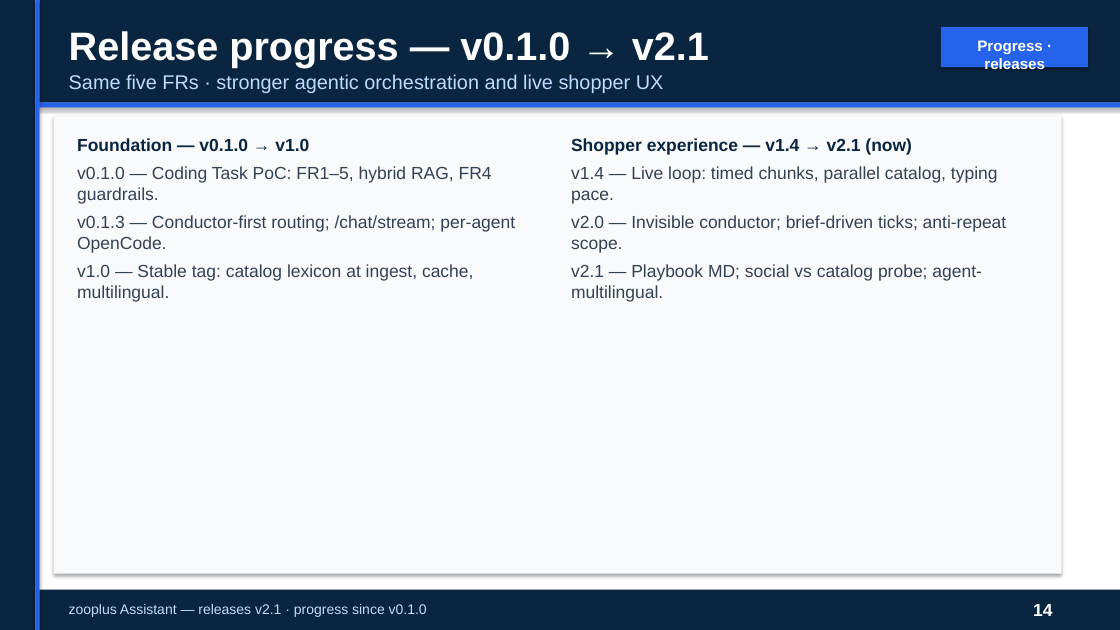
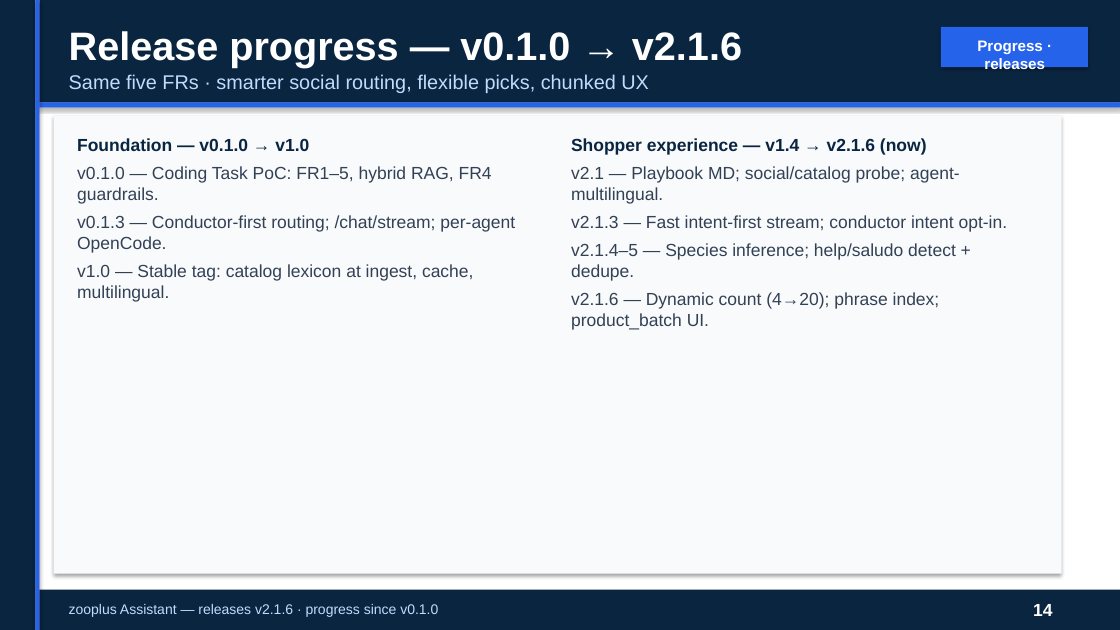
Before and after one commit to peluzzza/PoCAssistantZooplus, a slide deck: slide 14 of docs/deliverables/v0.1/zooplus-assistant-interview-15min-pro.pptx. Drawn at 1120x630 pixels with LibreOffice and Linux fonts; fonts in the diff are those of the drawing. Boxes give left, top, right and bottom in pixels: in the first picture for what was removed or moved away, otherwise in the second. Text is boxed around its words. In the diff, an @@ line names an element or a change of style, - is before the commit and + after.

```diff
--- a/docs/deliverables/v0.1/zooplus-assistant-interview-15min-pro.pptx
+++ b/docs/deliverables/v0.1/zooplus-assistant-interview-15min-pro.pptx
@@ text at [69, 31, 742, 68]: text changed @@
-Release progress — v0.1.0 → v2.1
+Release progress — v0.1.0 → v2.1.6
@@ text at [69, 74, 649, 93]: text changed @@
-Same five FRs · stronger agentic orchestration and live shopper UX
+Same five FRs · smarter social routing, flexible picks, chunked UX
@@ text at [571, 138, 1008, 330]: text changed @@
-Shopper experience — v1.4 → v2.1 (now)
-v1.4 — Live loop: timed chunks, parallel catalog, typing pace.
-v2.0 — Invisible conductor; brief-driven ticks; anti-repeat scope.
-v2.1 — Playbook MD; social vs catalog probe; agent-multilingual.
+Shopper experience — v1.4 → v2.1.6 (now)
+v2.1 — Playbook MD; social/catalog probe; agent-multilingual.
+v2.1.3 — Fast intent-first stream; conductor intent opt-in.
+v2.1.4–5 — Species inference; help/saludo detect + dedupe.
+v2.1.6 — Dynamic count (4→20); phrase index; product_batch UI.
@@ text at [69, 604, 438, 617]: text changed @@
-zooplus Assistant — releases v2.1 · progress since v0.1.0
+zooplus Assistant — releases v2.1.6 · progress since v0.1.0
```
Also in this commit, not shown: 4 other slides changed, 25 other files.
